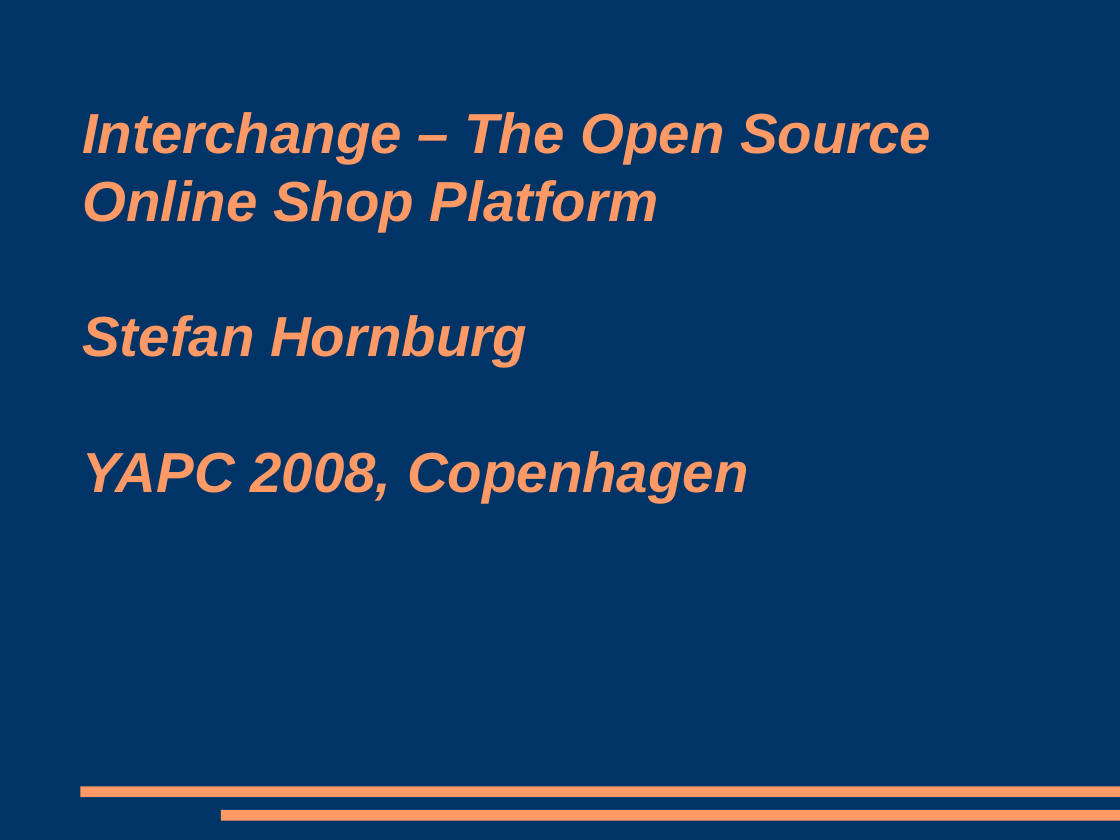
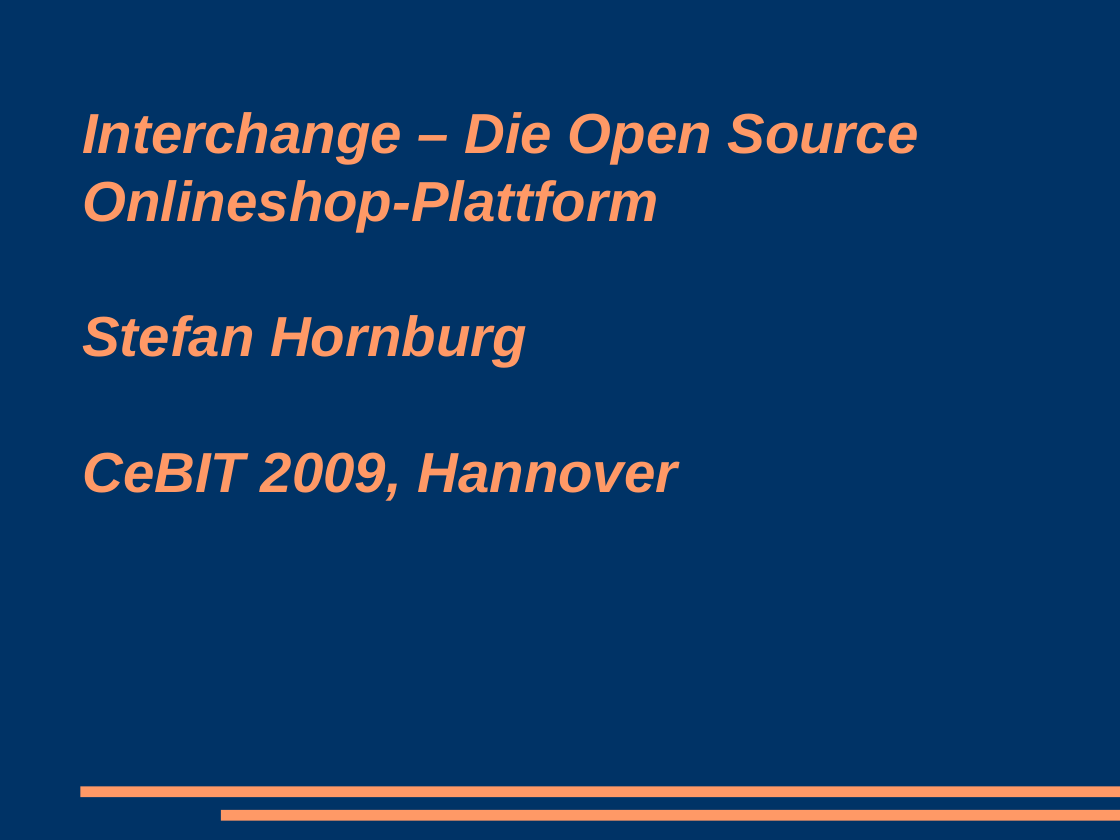
Before and after one commit to racke/Presentations, a slide deck: slide 1 of cebit2009/interchange.odp. Drawn at 1120x840 pixels with LibreOffice and Linux fonts; fonts in the diff are those of the drawing. Boxes give left, top, right and bottom in pixels: in the first picture for what was removed or moved away, otherwise in the second. Text is boxed around its words. In the diff, an @@ line names an element or a change of style, - is before the commit and + after.

```diff
--- a/cebit2009/interchange.odp
+++ b/cebit2009/interchange.odp
@@ title at [82, 112, 919, 501]: text changed @@
-Interchange – The Open Source Online Shop Platform
-Stefan Hornburg
-YAPC 2008, Copenhagen
+Interchange – Die Open Source Onlineshop-Plattform
+Stefan Hornburg
+CeBIT 2009, Hannover
```
Also in this commit, not shown: 8 other slides changed, 4 slides added, 3 slides removed, 2 other files.
